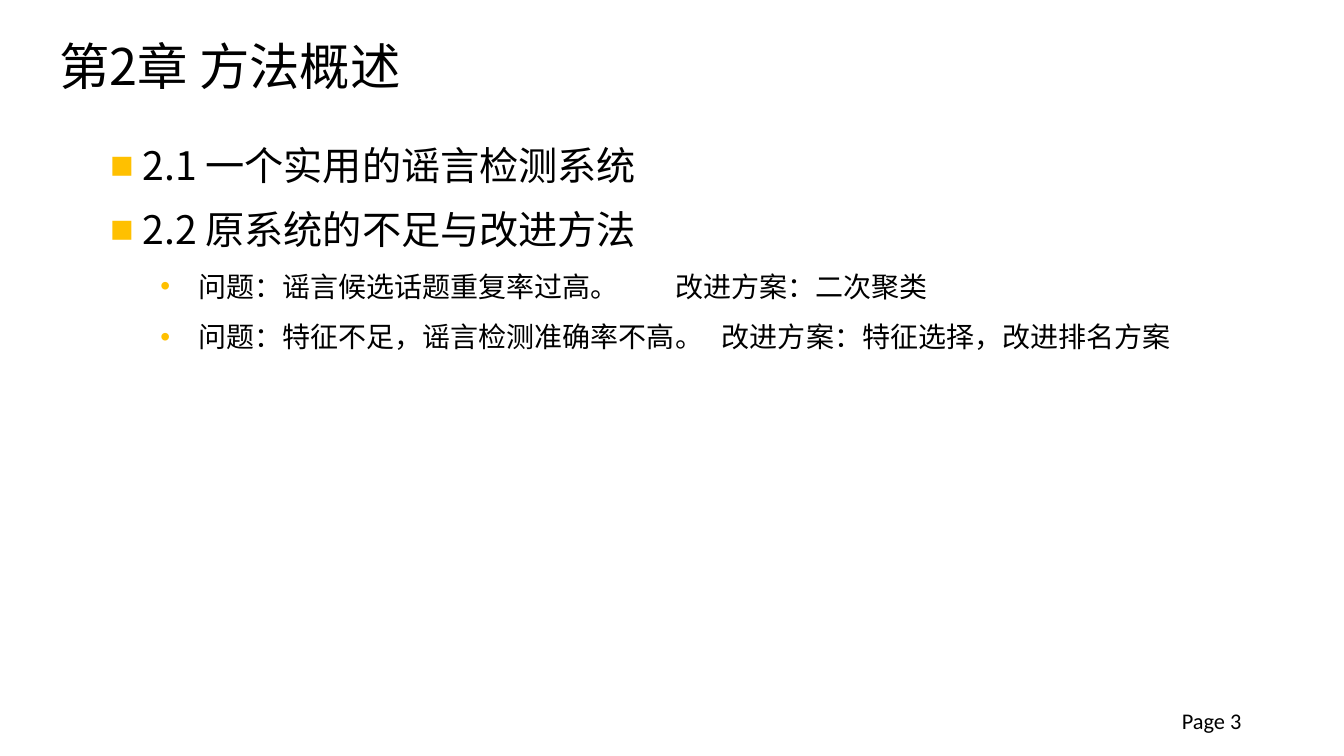
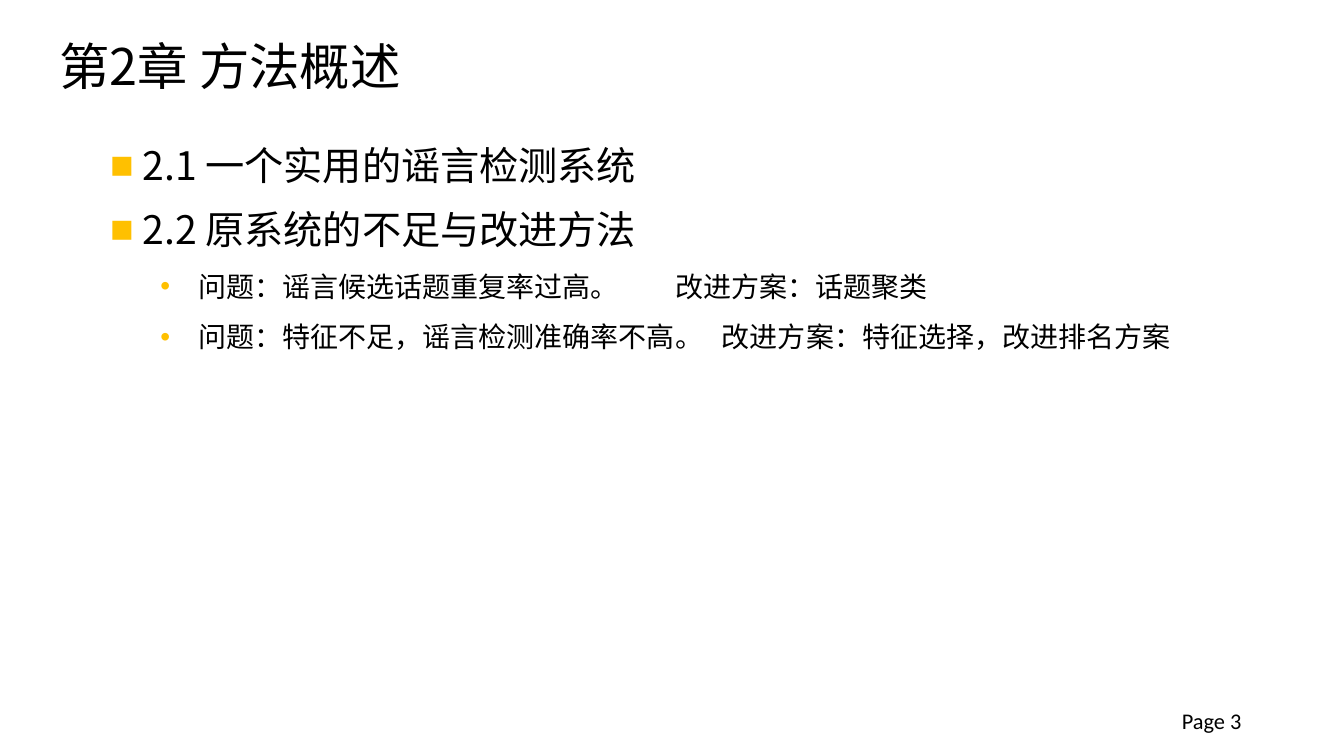
Before and after one commit to xinke0802/DataProcess, a slide deck: slide 3 of 2012013297_钟仰新_毕设论文答辩.pptx. Drawn at 1344x756 pixels with LibreOffice and Linux fonts; fonts in the diff are those of the drawing; background and template pictures are left out. Boxes give left, top, right and bottom in pixels: in the first picture for what was removed or moved away, otherwise in the second. Text is boxed around its words. In the diff, an @@ line names an element or a change of style, - is before the commit and + after.

```diff
--- a/2012013297_钟仰新_毕设论文答辩.pptx
+++ b/2012013297_钟仰新_毕设论文答辩.pptx
@@ text at (198, 273, 927, 300): text changed @@
-  • 问题：谣言候选话题重复率过高。 改进方案：二次聚类
+  • 问题：谣言候选话题重复率过高。 改进方案：话题聚类
```
Also in this commit, not shown: 7 other slides changed, 2 other files.
